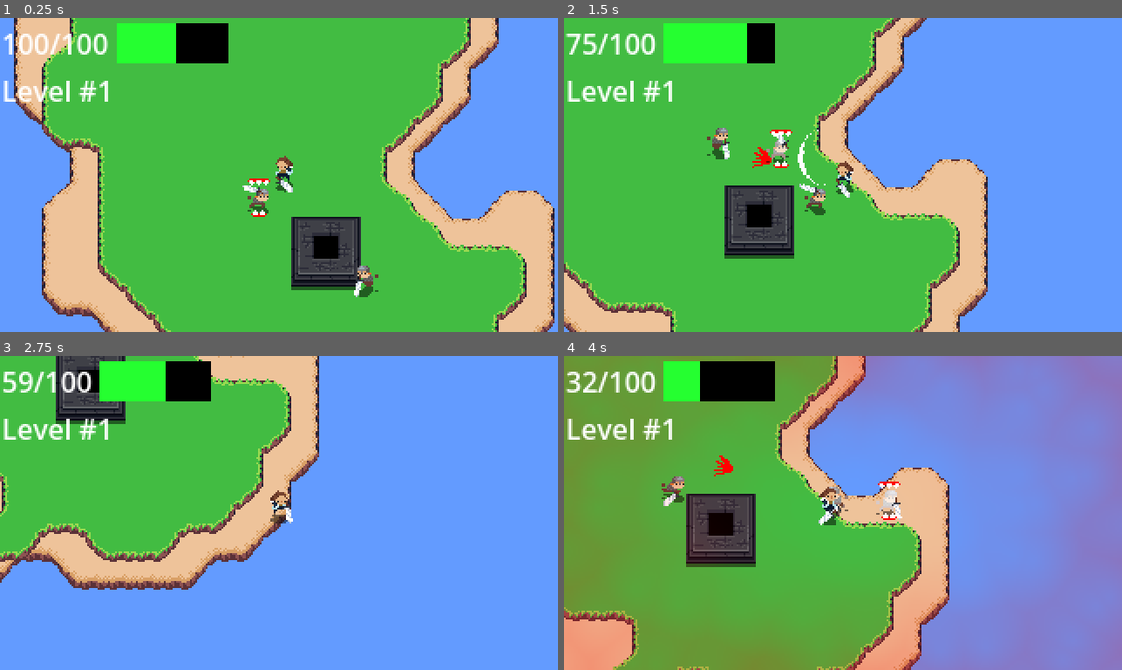
Above: before the commit, frames 1-4 (two rows, left to right).
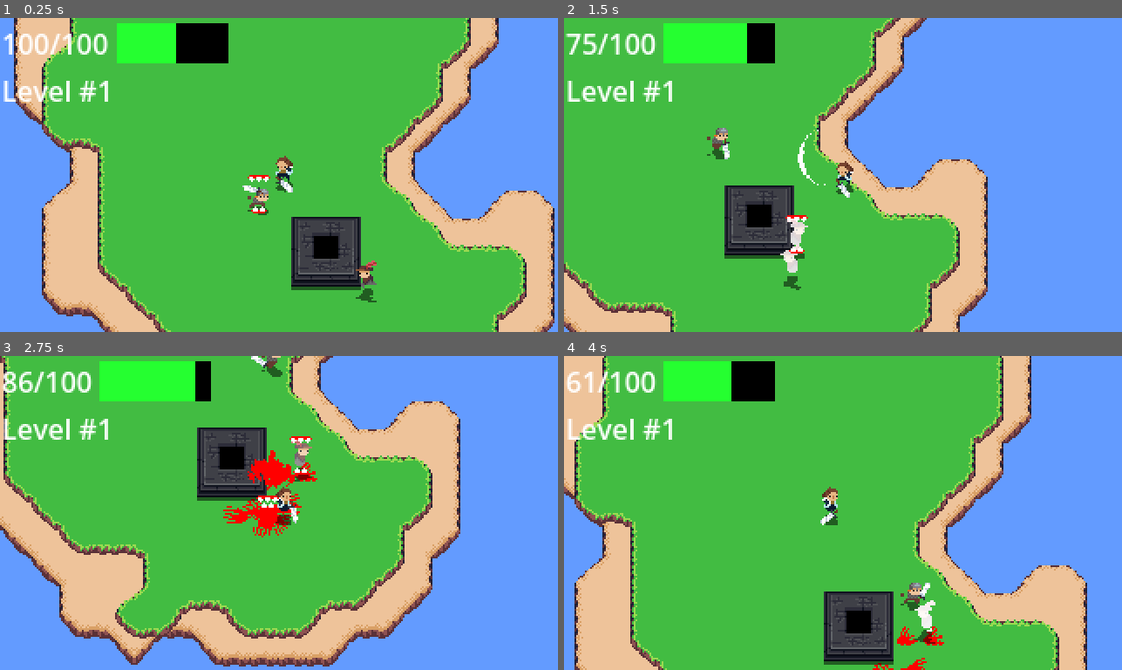
Above: after the commit, the same moments.

Repository: IAmCheeseman/cannibalism-game
Game: Godot game, scene res://scenes/world.tscn
The game is run twice, just before and just after one commit, with the same random seed, the same clock (stepped at 60 frames per second) and the same inputs.
Inputs (mouse positions are in pixels of both pictures, inside the frame that each line leads up to):
- Up to frame 1 (0.25 s): no input
- Up to frame 2 (1.5 s): move the mouse to (965, 159) at 0.52 s; hold D (right) 0.53-1.28 s; click (965, 159) at 0.6 s; move the mouse to (731, 190) at 1.27 s; hold S (down) from 1.28 s (still down); click (731, 190) at 1.35 s
- Up to frame 3 (2.75 s): move the mouse to (334, 443) at 2.02 s; release S (down) at 2.03 s; hold D (right) from 2.03 s (still down); tap Space (eat) at 2.1 s; click (334, 443) at 2.3 s
- Up to frame 4 (4 s): move the mouse to (815, 575) at 2.77 s; release D (right) at 2.78 s; hold W (up) 2.78-3.53 s; click (815, 575) at 2.85 s; move the mouse to (1010, 560) at 3.52 s; hold A (left) from 3.53 s (still down); click (1010, 560) at 3.6 s

The runs differ from the first frame. In frame 1, 0.4% of the frame differs, in the area x 44-68%, y 50-91%; in frame 2, 1.1%; in frame 3, 47%; in frame 4, 74%, in the area x 0-100%, y 0-100%.

Commit message:
Archer start

Diff:
--- /dev/null
+++ b/scenes/enemy/archer.gd
@@ -0,0 +1,65 @@
+extends Enemy
+class_name Archer
+
+@onready var charge_up_timer: Timer = $ChargeUp
+@onready var sprite: Sprite2D = $Sprite
+@onready var animation: AnimationPlayer = $AnimationPlayer
+@onready var soft_collision: SoftCollision = $SoftCollision
+
+@export var speed := 80.0
+@export var accel := 15.0
+@export var attack_distance := 16.0 * 5.0
+
+var s_pursue := State.new("pursue", null, _pursue_process, null)
+var s_attack := State.new("attack", _attack_enter, _attack_process, _attack_exit)
+var state_machine := StateMachine.new()
+
+var target: Vector2
+
+func _ready() -> void:
+  state_machine.set_current(s_pursue)
+
+func _process(delta: float) -> void:
+  state_machine.process(delta)
+
+func _move_to_target(delta: float) -> void:
+  var direction = position.direction_to(target)
+  velocity = Utils.delta_lerp(velocity, direction * speed, accel, delta)
+  velocity += soft_collision.get_push_vector() * delta
+  move_and_slide()
+
+func _pursue_process(delta: float) -> void:
+  if not Player.instance:
+    return
+
+  target = Player.instance.position
+  _move_to_target(delta)
+
+  var distance = position.distance_to(target)
+  if distance < attack_distance:
+    state_machine.set_current(s_attack)
+
+  animation.play("walk")
+  sprite.scale.x = 1 if velocity.x < 0 else -1
+
+func _attack_enter() -> void:
+  charge_up_timer.start()
+
+func _attack_process(delta: float) -> void:
+  target = global_position
+  _move_to_target(delta)
+
+  if not charge_up_timer.is_stopped():
+    var percentage = 1 - charge_up_timer.time_left / charge_up_timer.wait_time
+    sprite.material.set_shader_parameter("strength", percentage)
+
+  animation.play("walk")
+
+func _attack_exit() -> void:
+  sprite.material.set_shader_parameter("strength", 0)
+
+func _on_died() -> void:
+  queue_free()
+
+func _on_charge_up_timeout() -> void:
+  state_machine.set_current(s_pursue)
--- /dev/null
+++ b/scenes/enemy/archer.tscn
@@ -0,0 +1,139 @@
+[gd_scene load_steps=17 format=3 uid="uid://c5kdd8cvrpmb6"]
+
+[ext_resource type="Texture2D" uid="uid://ksqma6mrcmht" path="res://assets/archer.png" id="1_jbu2y"]
+[ext_resource type="Script" path="res://scenes/enemy/archer.gd" id="1_qrpuu"]
+[ext_resource type="Shader" path="res://shaders/whiten.gdshader" id="2_638g5"]
+[ext_resource type="Script" path="res://scenes/damage/health.gd" id="2_ouxde"]
+[ext_resource type="PackedScene" uid="uid://pxcaybrgnse4" path="res://scenes/damage/hurtbox.tscn" id="3_kdrjx"]
+[ext_resource type="Script" path="res://scripts/shadow/shadow.gd" id="3_vfdld"]
+[ext_resource type="PackedScene" uid="uid://ca70bcj5xuj0w" path="res://scenes/enemy/cannibalism.tscn" id="6_g6e7c"]
+[ext_resource type="Script" path="res://scripts/soft_collision.gd" id="7_7t6tq"]
+
+[sub_resource type="ShaderMaterial" id="ShaderMaterial_i8p0x"]
+shader = ExtResource("2_638g5")
+shader_parameter/strength = 0.0
+
+[sub_resource type="CapsuleShape2D" id="CapsuleShape2D_ru7dk"]
+radius = 3.0
+height = 12.0
+
+[sub_resource type="CircleShape2D" id="CircleShape2D_1yofn"]
+radius = 4.0
+
+[sub_resource type="CircleShape2D" id="CircleShape2D_w7kd7"]
+radius = 5.0
+
+[sub_resource type="Animation" id="Animation_dqbhp"]
+resource_name = "idle"
+length = 0.6
+loop_mode = 1
+tracks/0/type = "value"
+tracks/0/imported = false
+tracks/0/enabled = true
+tracks/0/path = NodePath("Sprite:frame")
+tracks/0/interp = 1
+tracks/0/loop_wrap = true
+tracks/0/keys = {
+"times": PackedFloat32Array(0, 0.1, 0.2, 0.4, 0.5),
+"transitions": PackedFloat32Array(1, 1, 1, 1, 1),
+"update": 0,
+"values": [0, 1, 2, 3, 4]
+}
+
+[sub_resource type="Animation" id="Animation_1q6jy"]
+length = 0.001
+tracks/0/type = "value"
+tracks/0/imported = false
+tracks/0/enabled = true
+tracks/0/path = NodePath("Sprite:frame")
+tracks/0/interp = 1
+tracks/0/loop_wrap = true
+tracks/0/keys = {
+"times": PackedFloat32Array(0),
+"transitions": PackedFloat32Array(1),
+"update": 0,
+"values": [0]
+}
+
+[sub_resource type="Animation" id="Animation_vvk7r"]
+resource_name = "walk"
+length = 0.3
+loop_mode = 1
+tracks/0/type = "value"
+tracks/0/imported = false
+tracks/0/enabled = true
+tracks/0/path = NodePath("Sprite:frame")
+tracks/0/interp = 1
+tracks/0/loop_wrap = true
+tracks/0/keys = {
+"times": PackedFloat32Array(0, 0.1, 0.2),
+"transitions": PackedFloat32Array(1, 1, 1),
+"update": 0,
+"values": [5, 6, 7]
+}
+
+[sub_resource type="AnimationLibrary" id="AnimationLibrary_h7m3v"]
+_data = {
+"RESET": SubResource("Animation_1q6jy"),
+"idle": SubResource("Animation_dqbhp"),
+"walk": SubResource("Animation_vvk7r")
+}
+
+[node name="Archer" type="CharacterBody2D"]
+collision_layer = 0
+script = ExtResource("1_qrpuu")
+
+[node name="Sprite" type="Sprite2D" parent="."]
+material = SubResource("ShaderMaterial_i8p0x")
+texture = ExtResource("1_jbu2y")
+offset = Vector2(-1, -9)
+hframes = 5
+vframes = 2
+
+[node name="SpriteShadow" type="Node2D" parent="." node_paths=PackedStringArray("shadow_sprite")]
+script = ExtResource("3_vfdld")
+shadow_sprite = NodePath("../Sprite")
+
+[node name="Hurtbox" parent="." instance=ExtResource("3_kdrjx")]
+collision_layer = 20
+
+[node name="CollisionShape2D" type="CollisionShape2D" parent="Hurtbox"]
+visible = false
+position = Vector2(0, -6)
+shape = SubResource("CapsuleShape2D_ru7dk")
+
+[node name="Health" type="Node" parent="." node_paths=PackedStringArray("hurtbox", "entity")]
+script = ExtResource("2_ouxde")
+max_health = 10.0
+hurtbox = NodePath("../Hurtbox")
+entity = NodePath("..")
+
+[node name="CollisionShape2D" type="CollisionShape2D" parent="."]
+visible = false
+position = Vector2(0, -4)
+shape = SubResource("CircleShape2D_1yofn")
+
+[node name="Cannibalism" parent="." node_paths=PackedStringArray("entity", "health") instance=ExtResource("6_g6e7c")]
+position = Vector2(0, -2)
+entity = NodePath("..")
+health = NodePath("../Health")
+
+[node name="SoftCollision" type="Area2D" parent="."]
+script = ExtResource("7_7t6tq")
+
+[node name="CollisionShape2D" type="CollisionShape2D" parent="SoftCollision"]
+visible = false
+shape = SubResource("CircleShape2D_w7kd7")
+
+[node name="AnimationPlayer" type="AnimationPlayer" parent="."]
+libraries = {
+"": SubResource("AnimationLibrary_h7m3v")
+}
+autoplay = "idle"
+
+[node name="ChargeUp" type="Timer" parent="."]
+wait_time = 0.75
+one_shot = true
+
+[connection signal="died" from="Health" to="." method="_on_died"]
+[connection signal="timeout" from="ChargeUp" to="." method="_on_charge_up_timeout"]
--- a/scenes/enemy/knight.tscn
+++ b/scenes/enemy/knight.tscn
@@ -2,8 +2,8 @@
 
 [ext_resource type="Script" path="res://scenes/enemy/knight.gd" id="1_2btnr"]
 [ext_resource type="Texture2D" uid="uid://bvue8de6jom6e" path="res://assets/knight.png" id="1_a0qep"]
-[ext_resource type="Shader" path="res://scenes/shaders/whiten.gdshader" id="2_30fqu"]
 [ext_resource type="Script" path="res://scripts/shadow/shadow.gd" id="2_ifjfv"]
+[ext_resource type="Shader" path="res://shaders/whiten.gdshader" id="2_q0atr"]
 [ext_resource type="Script" path="res://scripts/soft_collision.gd" id="3_dwko6"]
 [ext_resource type="PackedScene" uid="uid://bnybsfvdttobu" path="res://scenes/sword.tscn" id="4_xpis5"]
 [ext_resource type="Script" path="res://scenes/damage/health.gd" id="6_1gut4"]
@@ -12,7 +12,7 @@
 [ext_resource type="PackedScene" uid="uid://ca70bcj5xuj0w" path="res://scenes/enemy/cannibalism.tscn" id="11_6rurn"]
 
 [sub_resource type="ShaderMaterial" id="ShaderMaterial_22f3t"]
-shader = ExtResource("2_30fqu")
+shader = ExtResource("2_q0atr")
 shader_parameter/strength = 0.0
 
 [sub_resource type="Animation" id="Animation_epql5"]
@@ -132,6 +132,7 @@
 shape = SubResource("CircleShape2D_1vl0i")
 
 [node name="Cannibalism" parent="." node_paths=PackedStringArray("entity", "health") instance=ExtResource("11_6rurn")]
+position = Vector2(0, -2)
 entity = NodePath("..")
 health = NodePath("../Health")
 
--- a/scenes/enemy/weaselneck.tscn
+++ b/scenes/enemy/weaselneck.tscn
@@ -7,7 +7,7 @@
 [ext_resource type="PackedScene" uid="uid://pxcaybrgnse4" path="res://scenes/damage/hurtbox.tscn" id="4_lv2mm"]
 [ext_resource type="PackedScene" uid="uid://cyhu371310mxh" path="res://scenes/enemy_health_bar.tscn" id="5_7lqqk"]
 [ext_resource type="Script" path="res://scripts/soft_collision.gd" id="5_g1o5s"]
-[ext_resource type="Shader" path="res://scenes/shaders/whiten.gdshader" id="8_43au0"]
+[ext_resource type="Shader" path="res://shaders/whiten.gdshader" id="8_43au0"]
 
 [sub_resource type="ShaderMaterial" id="ShaderMaterial_li6uo"]
 shader = ExtResource("8_43au0")
--- a/scenes/stamina_low_vignette.tscn
+++ b/scenes/stamina_low_vignette.tscn
@@ -1,6 +1,6 @@
 [gd_scene load_steps=6 format=3 uid="uid://4dpg832l3moo"]
 
-[ext_resource type="Shader" path="res://scenes/shaders/vignette.gdshader" id="1_ga84o"]
+[ext_resource type="Shader" path="res://shaders/vignette.gdshader" id="1_ga84o"]
 [ext_resource type="Script" path="res://scenes/stamina_low_vignette.gd" id="2_5jccu"]
 
 [sub_resource type="FastNoiseLite" id="FastNoiseLite_ph8eb"]
--- a/scripts/world/forest.tres
+++ b/scripts/world/forest.tres
@@ -1,8 +1,9 @@
-[gd_resource type="Resource" script_class="Area" load_steps=6 format=3 uid="uid://dawrlvsnu4ivr"]
+[gd_resource type="Resource" script_class="Area" load_steps=7 format=3 uid="uid://dawrlvsnu4ivr"]
 
 [ext_resource type="Script" path="res://scripts/world/area.gd" id="1_cllb2"]
 [ext_resource type="Resource" uid="uid://c5pc30vxlwx8e" path="res://scenes/props/tree.tres" id="1_nn2wl"]
 [ext_resource type="PackedScene" uid="uid://dehpycbhc7bli" path="res://scenes/enemy/knight.tscn" id="1_qsu82"]
+[ext_resource type="PackedScene" uid="uid://c5kdd8cvrpmb6" path="res://scenes/enemy/archer.tscn" id="2_0f080"]
 
 [sub_resource type="FastNoiseLite" id="FastNoiseLite_3hedv"]
 frequency = 0.0205
@@ -20,7 +21,7 @@
 inner_threshold = 0.3
 alt_inner_threshold = 0.33
 props = Array[Resource("res://scripts/world/prop.gd")]([ExtResource("1_nn2wl")])
-enemy_pool = Array[PackedScene]([ExtResource("1_qsu82")])
+enemy_pool = Array[PackedScene]([ExtResource("1_qsu82"), ExtResource("2_0f080")])
 sand_layer = 0
 inner_layer = 1
 alt_inner_layer = 2
--- a/scenes/shaders/whiten.gdshader
+++ b/shaders/whiten.gdshader
@@ -1,6 +1,6 @@
 shader_type canvas_item;
 
-uniform float strength = 0.;
+uniform float strength : hint_range(0.0, 1.0, 0.01) = 0.;
 
 void fragment() {
 	vec4 tex_color = texture(TEXTURE, UV);
Binary file added: assets/archer.ase
Binary file added: assets/archer.png
Not shown, added: assets/archer.png.import
Renamed: scenes/shaders/vignette.gdshader -> shaders/vignette.gdshader
